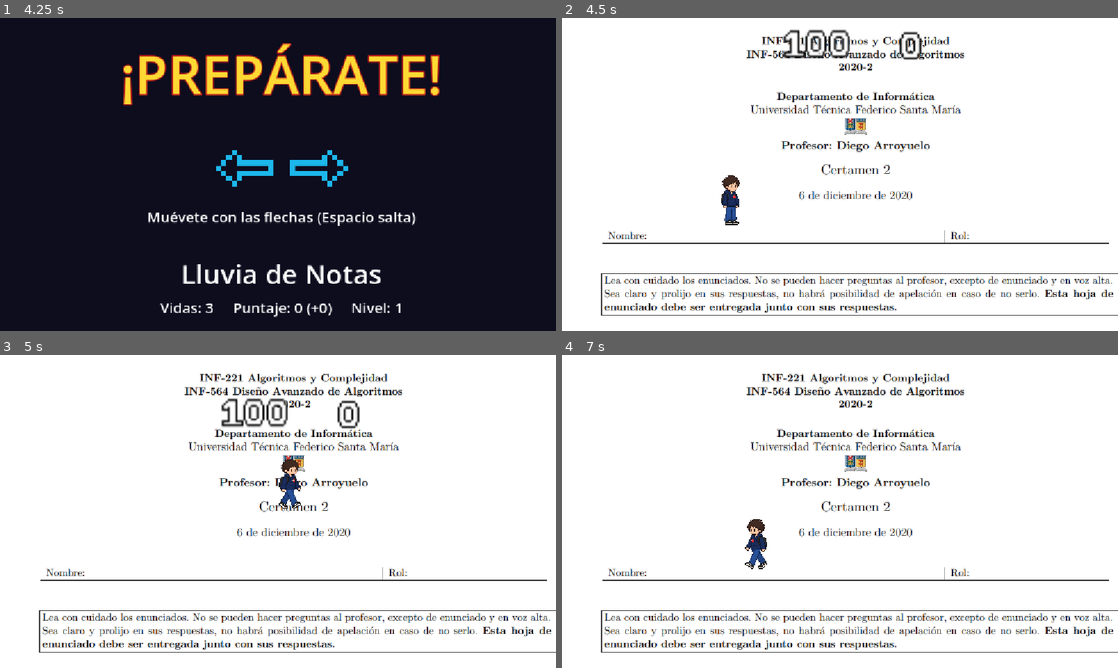
Above: before the commit, frames 1-4 (two rows, left to right).
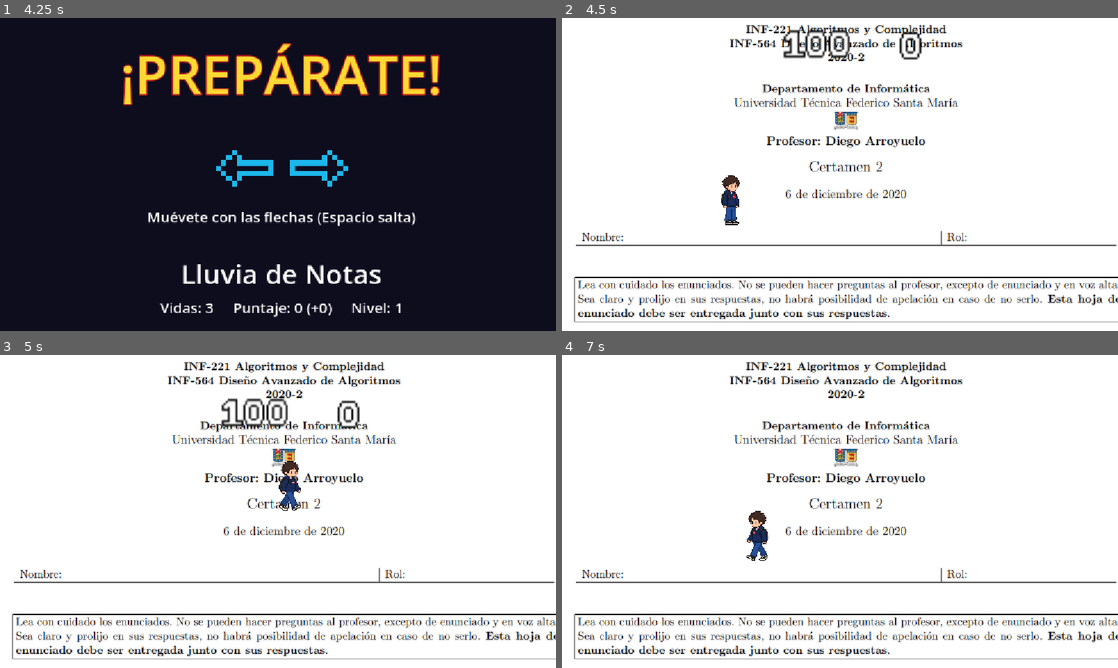
Above: after the commit, the same moments.

Repository: Mochytk/INF377-Microjuegos
Game: Godot game, scene res://Core/scenes/core.tscn
The game is run twice, just before and just after one commit, with the same random seed, the same clock (stepped at 60 frames per second) and the same inputs.
Inputs (mouse positions are in pixels of both pictures, inside the frame that each line leads up to):
- Up to frame 1 (4.25 s): click "Jugar" at 0.5 s; tap Enter (ui_accept) at 1.25, 1.35, 1.52, 1.82, 2.1, 2.27, 2.57, 2.85, 3.5, 3.6, 3.77, 4.07 s; move the mouse to (400, 158) at 1.27 s; hold Right (ui_right) 1.28-2.78 s; click (400, 158) at 1.42 s; move the mouse to (166, 190) at 2.02 s; move the mouse to (333, 105) at 2.77 s; hold Left (ui_left) 2.78-3.53 s; move the mouse to (250, 237) at 3.52 s; hold Right (ui_right) from 3.53 s (still down); click (250, 237) at 3.67 s
- Up to frame 2 (4.5 s): keep holding Right (ui_right); tap Enter (ui_accept) at 4.25, 4.35 s; move the mouse to (1006, 221) at 4.27 s
- Up to frame 3 (5 s): keep holding Right (ui_right); tap Enter (ui_accept) at 4.52, 4.82 s
- Up to frame 4 (7 s): move the mouse to (673, 464) at 5.02 s; release Right (ui_right) at 5.03 s; hold Left (ui_left) 5.03-5.78 s; tap Enter (ui_accept) at 5.1, 5.27, 5.57, 5.85, 6.6, 6.77 s; move the mouse to (867, 511) at 5.77 s; hold Right (ui_right) 5.78-6.53 s; click (867, 511) at 5.92 s; move the mouse to (756, 433) at 6.52 s; hold Left (ui_left) from 6.53 s (still down)

Frame 1 is identical in both runs. In frame 2, 14% of the frame differs, in the area x 2-100%, y 2-98%; in frame 3, 14%; in frame 4, 15%.

Commit message:
teclas w, a y d

Diff:
--- a/inf-377-microjuegos/Microgames/lluvia_de_notas/scenes/lluvia_de_notas.tscn
+++ b/inf-377-microjuegos/Microgames/lluvia_de_notas/scenes/lluvia_de_notas.tscn
@@ -27,7 +27,7 @@
 "
 
 [sub_resource type="RectangleShape2D" id="RectangleShape2D_f4s0c"]
-size = Vector2(184.5614, 10.526315)
+size = Vector2(206.3158, 10.526315)
 
 [node name="lluvia-de-notas" type="Node2D" unique_id=1367100560]
 script = SubResource("GDScript_xo5yo")
@@ -47,13 +47,14 @@
 position = Vector2(0, -27)
 
 [node name="CollisionShape2D" type="CollisionShape2D" parent="StaticBody2D" unique_id=1046506731]
-position = Vector2(0.49999237, 64.5)
+position = Vector2(-6, 65.57)
 scale = Vector2(1.425, 1.425)
 shape = SubResource("RectangleShape2D_f4s0c")
 
 [node name="papel" type="Sprite2D" parent="." unique_id=296037800]
 z_index = -1
-scale = Vector2(0.3, 0.3)
+position = Vector2(-5, -1)
+scale = Vector2(0.32, 0.32)
 texture = ExtResource("3_otjtp")
 
 [node name="Mesa" type="Sprite2D" parent="." unique_id=519279742]
--- a/inf-377-microjuegos/Microgames/lluvia_de_notas/scripts/player_movement.gd
+++ b/inf-377-microjuegos/Microgames/lluvia_de_notas/scripts/player_movement.gd
@@ -10,7 +10,7 @@
 		velocity += get_gravity() * delta
 
 	# Salto
-	if Input.is_action_just_pressed("ui_accept") and is_on_floor():
+	if (Input.is_action_just_pressed("ui_accept") or Input.is_key_pressed(KEY_W)) and is_on_floor():
 		velocity.y = JUMP_VELOCITY
 
 	# Movimiento horizontal
--- a/inf-377-microjuegos/project.godot
+++ b/inf-377-microjuegos/project.godot
@@ -20,6 +20,41 @@
 window/stretch/mode="canvas_items"
 window/stretch/aspect="expand"
 
+[input]
+
+ui_left={
+"deadzone": 0.5,
+"events": [Object(InputEventKey,"resource_local_to_scene":false,"resource_name":"","device":16,"window_id":0,"alt_pressed":false,"shift_pressed":false,"ctrl_pressed":false,"meta_pressed":false,"pressed":false,"keycode":4194319,"physical_keycode":0,"key_label":0,"unicode":0,"location":0,"echo":false,"script":null)
+, Object(InputEventJoypadButton,"resource_local_to_scene":false,"resource_name":"","device":-1,"button_index":13,"pressure":0.0,"pressed":false,"script":null)
+, Object(InputEventJoypadMotion,"resource_local_to_scene":false,"resource_name":"","device":-1,"axis":0,"axis_value":-1.0,"script":null)
+, Object(InputEventKey,"resource_local_to_scene":false,"resource_name":"","device":-1,"window_id":0,"alt_pressed":false,"shift_pressed":false,"ctrl_pressed":false,"meta_pressed":false,"pressed":false,"keycode":0,"physical_keycode":65,"key_label":0,"unicode":97,"location":0,"echo":false,"script":null)
+]
+}
+ui_right={
+"deadzone": 0.5,
+"events": [Object(InputEventKey,"resource_local_to_scene":false,"resource_name":"","device":16,"window_id":0,"alt_pressed":false,"shift_pressed":false,"ctrl_pressed":false,"meta_pressed":false,"pressed":false,"keycode":4194321,"physical_keycode":0,"key_label":0,"unicode":0,"location":0,"echo":false,"script":null)
+, Object(InputEventJoypadButton,"resource_local_to_scene":false,"resource_name":"","device":-1,"button_index":14,"pressure":0.0,"pressed":false,"script":null)
+, Object(InputEventJoypadMotion,"resource_local_to_scene":false,"resource_name":"","device":-1,"axis":0,"axis_value":1.0,"script":null)
+, Object(InputEventKey,"resource_local_to_scene":false,"resource_name":"","device":-1,"window_id":0,"alt_pressed":false,"shift_pressed":false,"ctrl_pressed":false,"meta_pressed":false,"pressed":false,"keycode":0,"physical_keycode":68,"key_label":0,"unicode":100,"location":0,"echo":false,"script":null)
+]
+}
+ui_up={
+"deadzone": 0.5,
+"events": [Object(InputEventKey,"resource_local_to_scene":false,"resource_name":"","device":16,"window_id":0,"alt_pressed":false,"shift_pressed":false,"ctrl_pressed":false,"meta_pressed":false,"pressed":false,"keycode":4194320,"physical_keycode":0,"key_label":0,"unicode":0,"location":0,"echo":false,"script":null)
+, Object(InputEventJoypadButton,"resource_local_to_scene":false,"resource_name":"","device":-1,"button_index":11,"pressure":0.0,"pressed":false,"script":null)
+, Object(InputEventJoypadMotion,"resource_local_to_scene":false,"resource_name":"","device":-1,"axis":1,"axis_value":-1.0,"script":null)
+, Object(InputEventKey,"resource_local_to_scene":false,"resource_name":"","device":-1,"window_id":0,"alt_pressed":false,"shift_pressed":false,"ctrl_pressed":false,"meta_pressed":false,"pressed":false,"keycode":0,"physical_keycode":87,"key_label":0,"unicode":119,"location":0,"echo":false,"script":null)
+]
+}
+ui_down={
+"deadzone": 0.5,
+"events": [Object(InputEventKey,"resource_local_to_scene":false,"resource_name":"","device":16,"window_id":0,"alt_pressed":false,"shift_pressed":false,"ctrl_pressed":false,"meta_pressed":false,"pressed":false,"keycode":4194322,"physical_keycode":0,"key_label":0,"unicode":0,"location":0,"echo":false,"script":null)
+, Object(InputEventJoypadButton,"resource_local_to_scene":false,"resource_name":"","device":-1,"button_index":12,"pressure":0.0,"pressed":false,"script":null)
+, Object(InputEventJoypadMotion,"resource_local_to_scene":false,"resource_name":"","device":-1,"axis":1,"axis_value":1.0,"script":null)
+, Object(InputEventKey,"resource_local_to_scene":false,"resource_name":"","device":-1,"window_id":0,"alt_pressed":false,"shift_pressed":false,"ctrl_pressed":false,"meta_pressed":false,"pressed":false,"keycode":0,"physical_keycode":83,"key_label":0,"unicode":115,"location":0,"echo":false,"script":null)
+]
+}
+
 [physics]
 
 3d/physics_engine="Jolt Physics"
